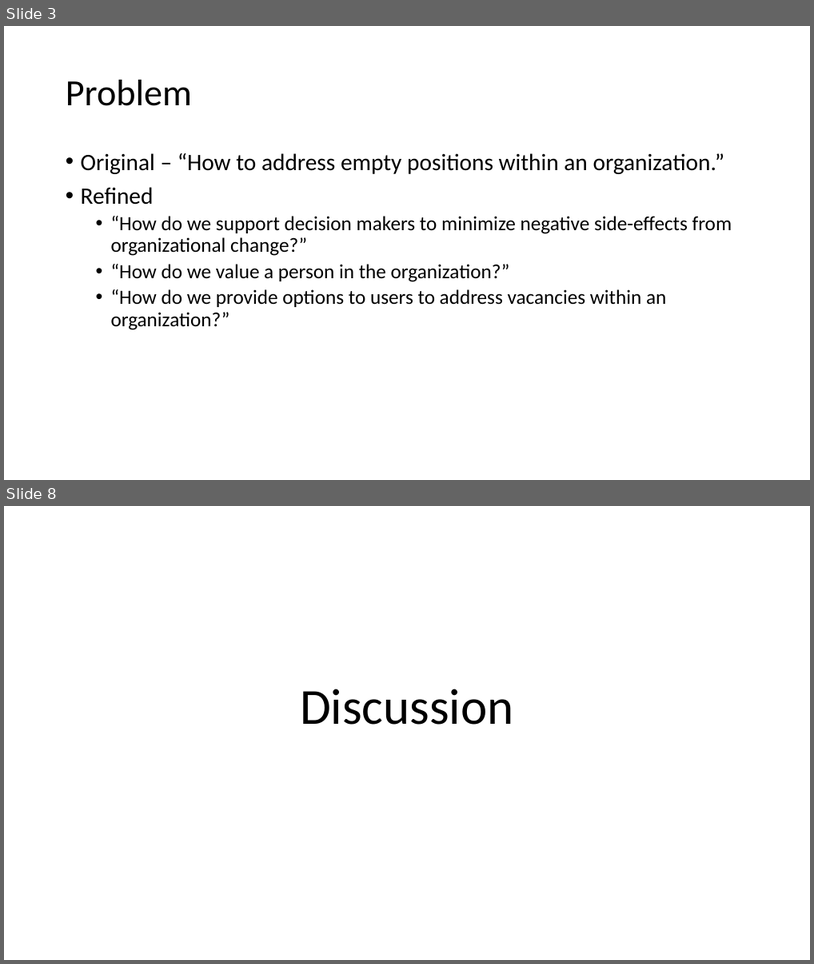
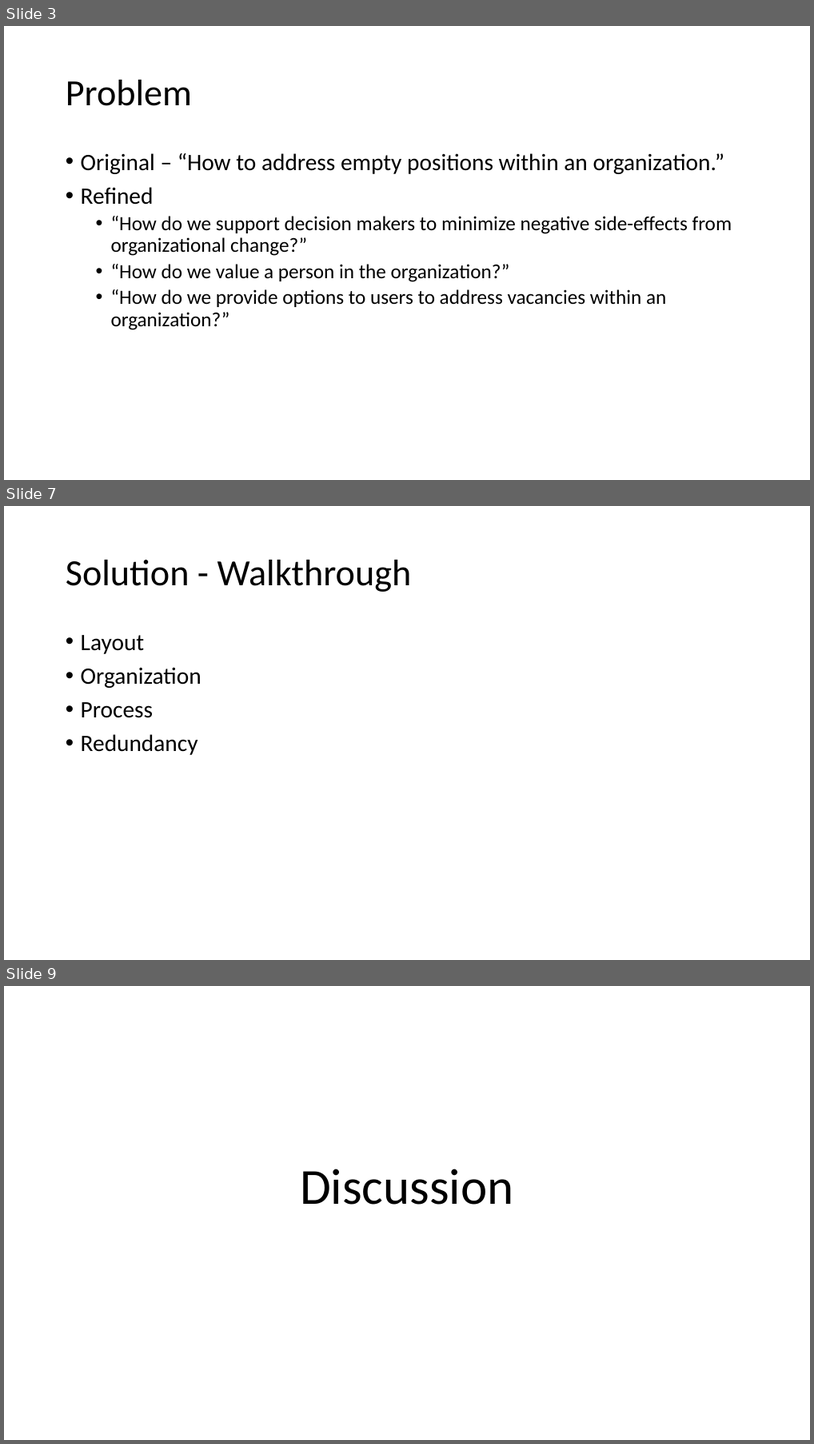
Before and after one commit to robbarwell123/COMP5209, a slide deck: Presentation/DSOCPresentation.pptx. Shown one above the other, each under a label of ours: slides 3 and 8 before the commit, slides 3, 7 and 9 after it; the slides between them are not shown. The pictures are 814x964 and 814x1444 pixels, drawn with LibreOffice and Linux fonts; fonts in the diff are those of the drawing. Boxes give left, top, right and bottom in pixels: in the first picture for what was removed or moved away, otherwise in the second. Text is boxed around its words. In the diff, an @@ line names an element or a change of style, - is before the commit and + after.

```diff
--- a/Presentation/DSOCPresentation.pptx
+++ b/Presentation/DSOCPresentation.pptx
@@ slide 7 added at [4, 506, 810, 960], background #FFFFFF @@
@@ title added at [66, 560, 412, 592], 44 pt, text #000000 @@
+Solution - Walkthrough
@@ text added at [81, 635, 202, 755], 28 pt, text #000000 @@
+• Layout
+• Organization
+• Process
+• Redundancy
@@ what was slide 8 is now slide 9 @@
```
Also in this commit, not shown: 4 slides changed.
